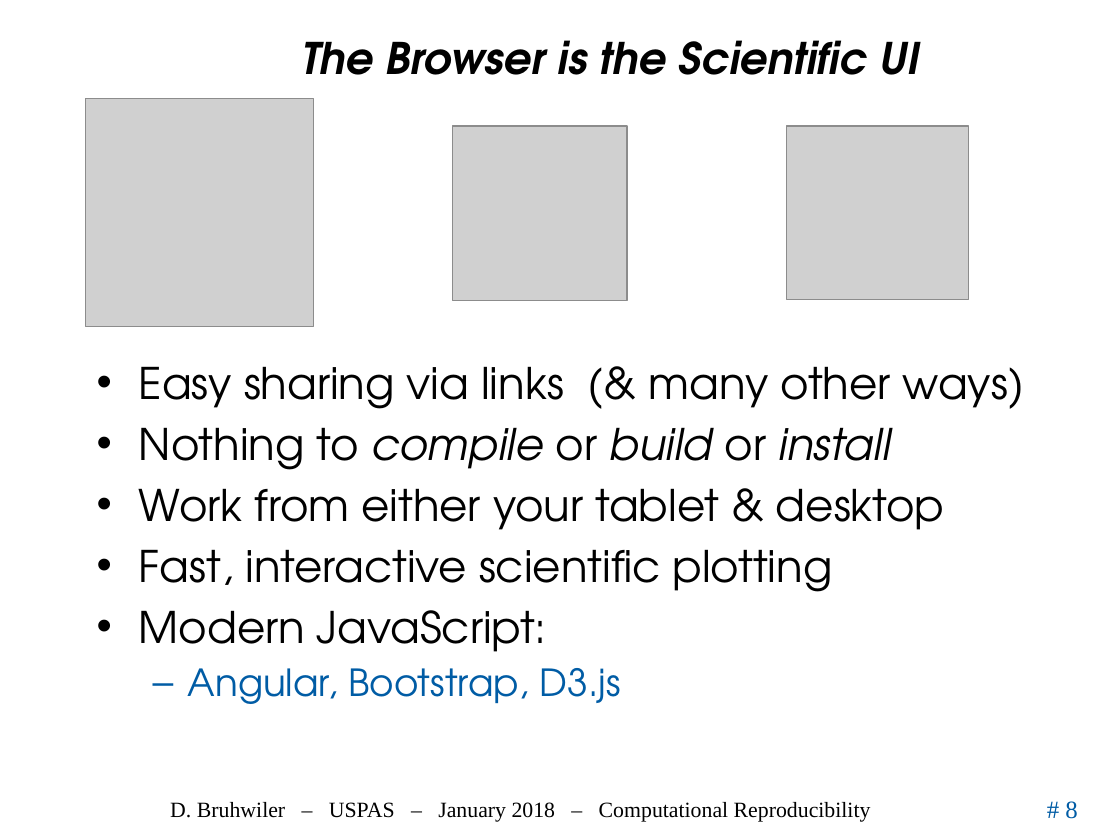
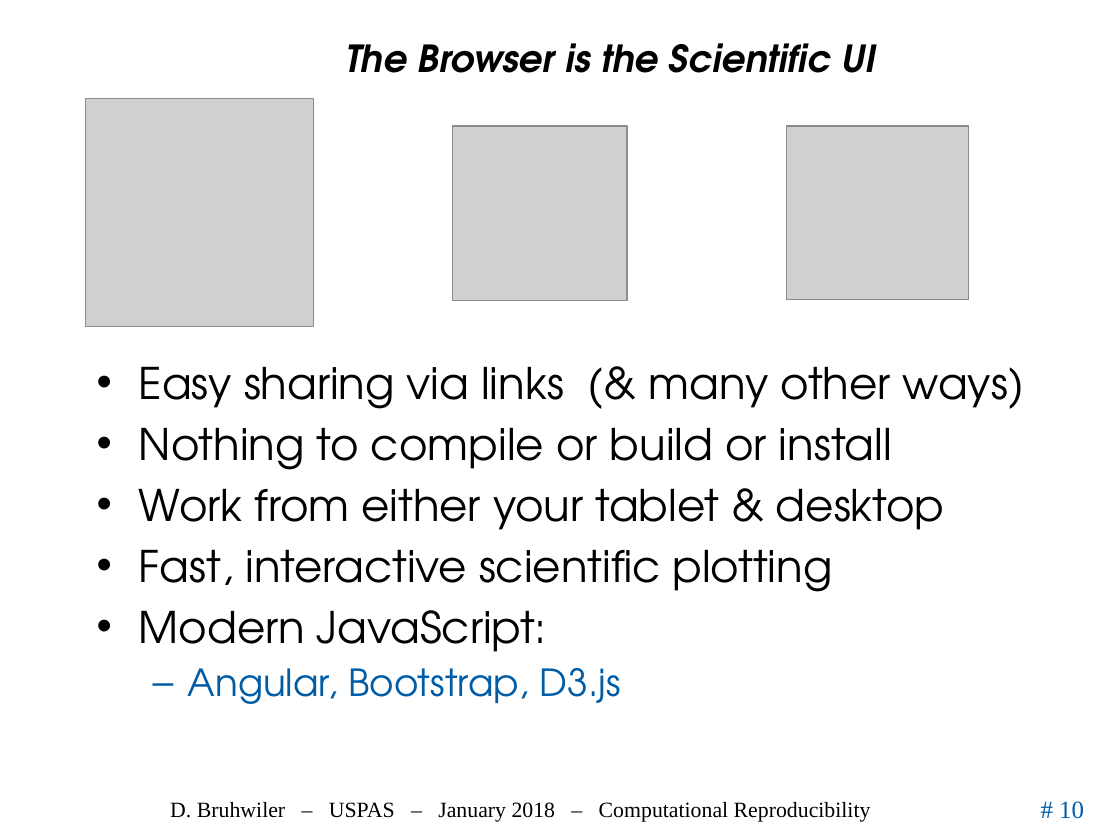
Before and after one commit to uspas/simbeamplasma18, a slide deck: slide 10 of computational_reproducibility/lecture/2018_ComputationalReproducibility_Bruhwiler_USPAS.pptx (slide 8 before the commit). Drawn at 1120x840 pixels with LibreOffice and Linux fonts; fonts in the diff are those of the drawing; grey boxes stand for pictures; background and template pictures are left out. Boxes give left, top, right and bottom in pixels: in the first picture for what was removed or moved away, otherwise in the second. Text is boxed around its words. In the diff, an @@ line names an element or a change of style, - is before the commit and + after.

```diff
--- a/computational_reproducibility/lecture/2018_ComputationalReproducibility_Bruhwiler_USPAS.pptx
+++ b/computational_reproducibility/lecture/2018_ComputationalReproducibility_Bruhwiler_USPAS.pptx
@@ title "The Browser is the Scientific ..." at (345, 43, 876, 73): size 28 to 24 pt @@
@@ text at (139, 427, 892, 470): italic off in "compile build install" @@
@@ page number at (1059, 801, 1084, 819): text changed @@
-# 8
+# 10
```
Also in this commit, not shown: 8 other slides changed, 2 slides added.
